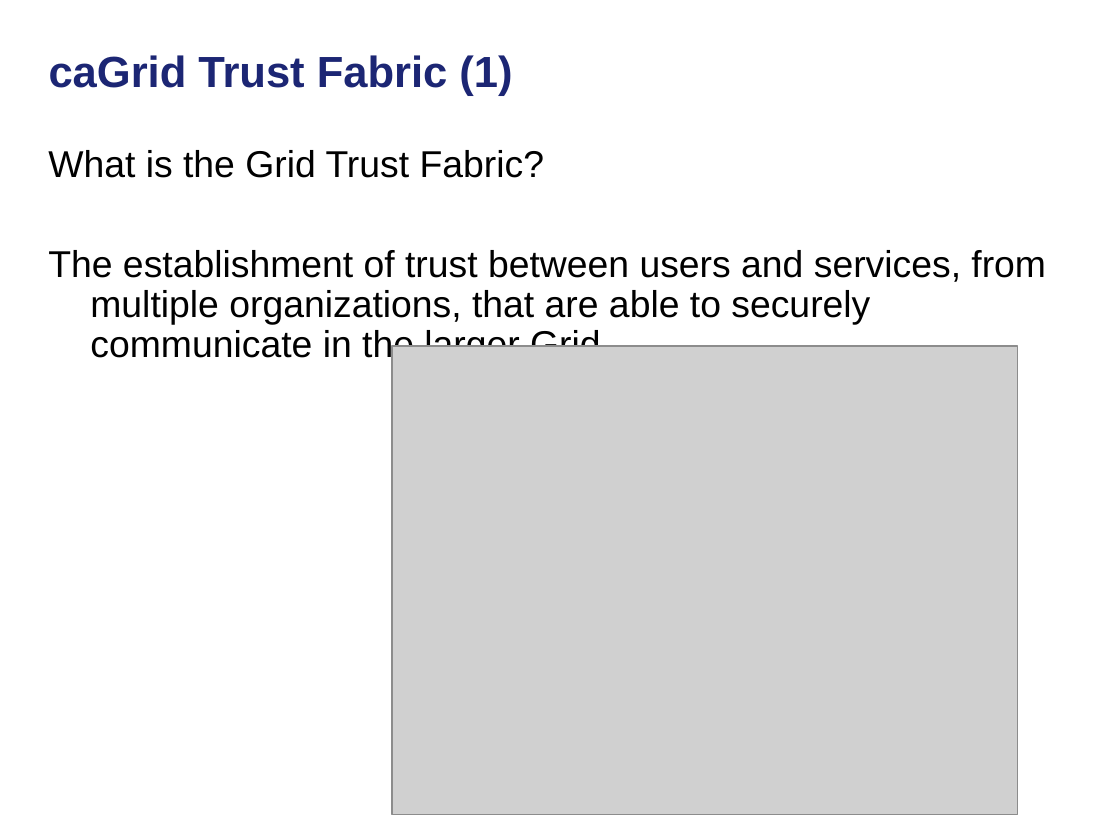
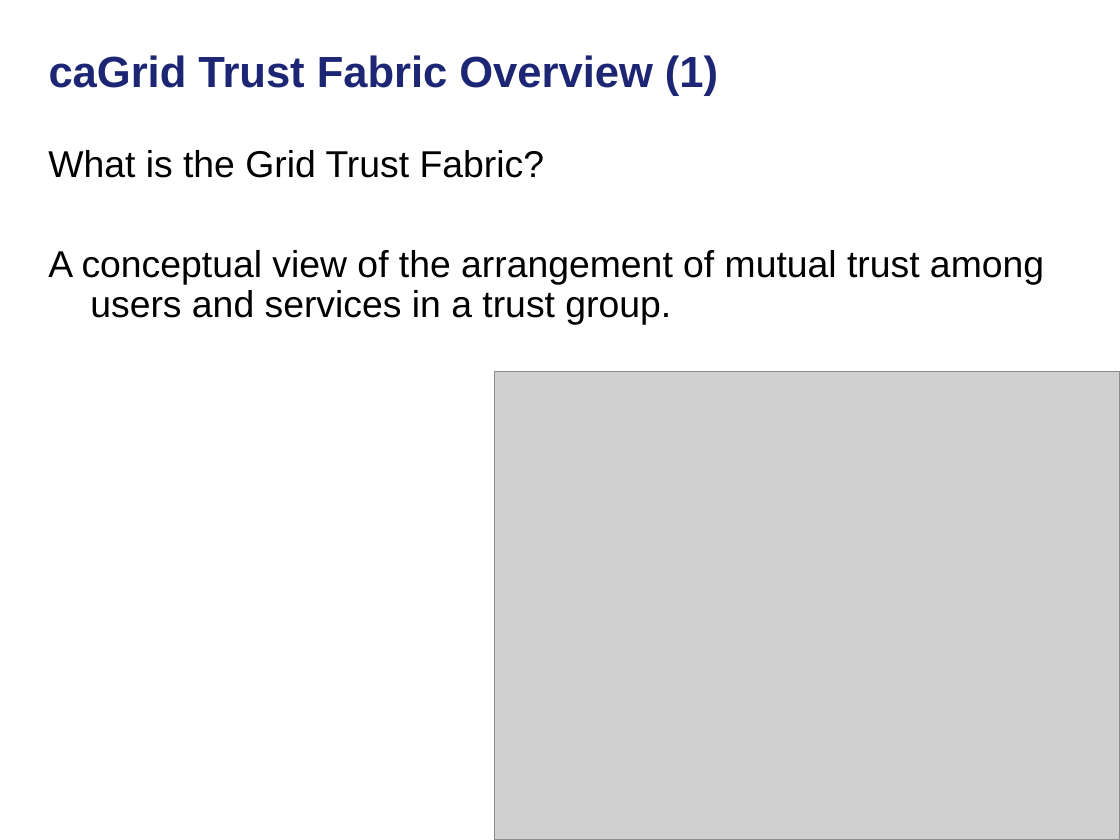
Before and after one commit to NCIP/cagrid-docs, a slide deck: slide 5 of general/meetings/UGM/2010-05-20_caGrid-Trust-Fabric.ppt (slide 2 before the commit). Drawn at 1120x840 pixels with LibreOffice and Linux fonts; fonts in the diff are those of the drawing; grey boxes stand for pictures; background and template pictures are left out. Boxes give left, top, right and bottom in pixels: in the first picture for what was removed or moved away, otherwise in the second. Text is boxed around its words. In the diff, an @@ line names an element or a change of style, - is before the commit and + after.

```diff
--- a/general/meetings/UGM/2010-05-20_caGrid-Trust-Fabric.ppt
+++ b/general/meetings/UGM/2010-05-20_caGrid-Trust-Fabric.ppt
@@ title at box(49, 55, 718, 96): text changed @@
-caGrid Trust Fabric (1)
+caGrid Trust Fabric Overview (1)
@@ text at box(48, 250, 1044, 325): text changed @@
-The establishment of trust between users and services, from multiple organizations, that are able to securely communicate in the larger Grid.
+A conceptual view of the arrangement of mutual trust among users and services in a trust group.
@@ picture: place and size @@
-picture at box(392, 346, 1017, 815)
+picture at box(495, 371, 1120, 840)
```
Also in this commit, not shown: 11 other slides changed, 9 slides added, 1 slide removed.
